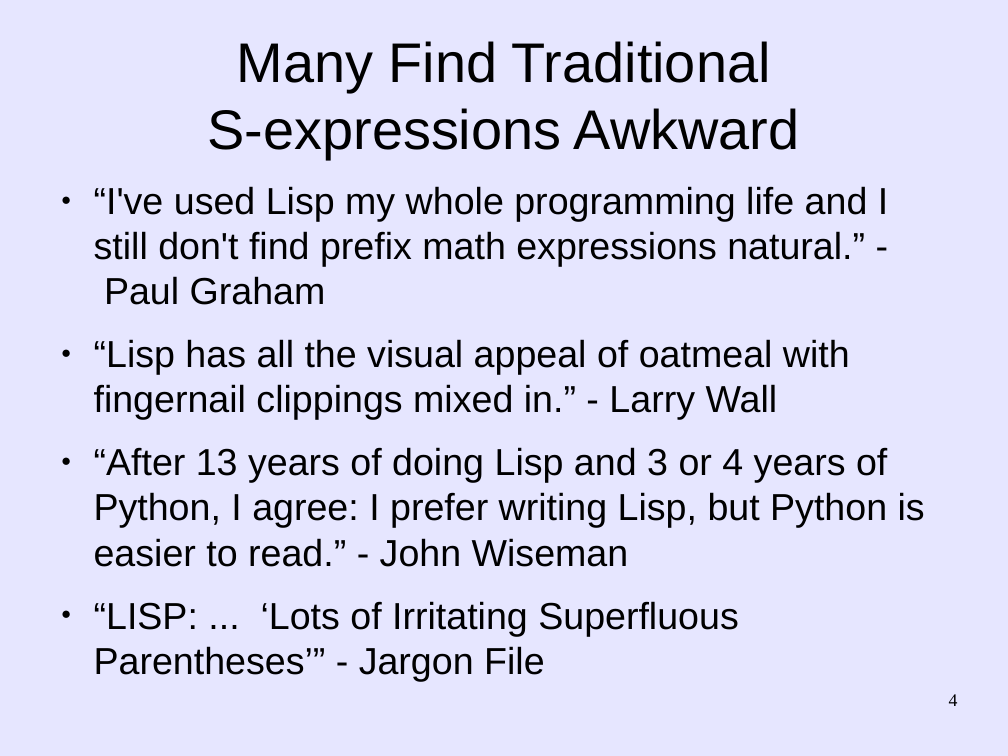
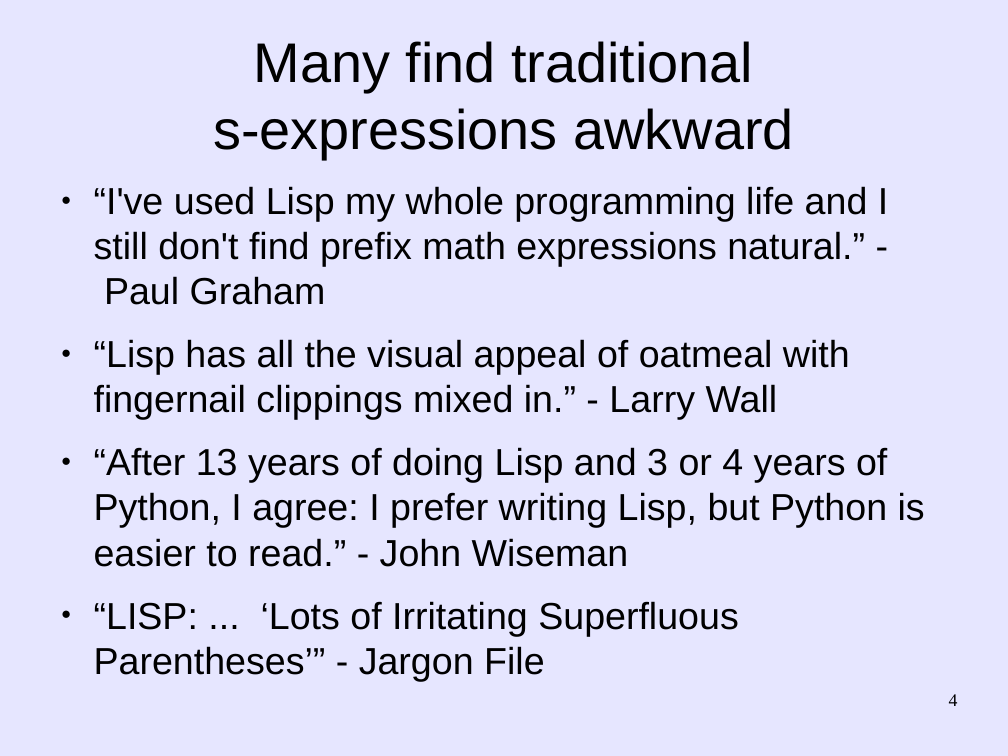
Before and after one commit to martin12333/Readable-Lisp-S-expressions, a slide deck: slide 4 of readable-s-expressions.odp. Drawn at 1008x756 pixels with LibreOffice and Linux fonts; fonts in the diff are those of the drawing. Boxes give left, top, right and bottom in pixels: in the first picture for what was removed or moved away, otherwise in the second. Text is boxed around its words. In the diff, an @@ line names an element or a change of style, - is before the commit and + after.

Commit message:
readable-s-expressions.odp: Improve presentation
  - Make it more consistent with SRFI-105 and SRFI-110, e.g.,
    empty lines are only spaces and tabs (not "!").
  - Make sweet-expressions and s-expressions side-by-side so that
    it's easier to visually compare them.

```diff
--- a/readable-s-expressions.odp
+++ b/readable-s-expressions.odp
@@ title at [213,41,793,159]: text changed @@
-Many Find Traditional
-S‑expressions Awkward
+Many find traditional
+s-expressions awkward
```
Also in this commit, not shown: 22 other slides changed, 3 slides added, 2 slides removed.
